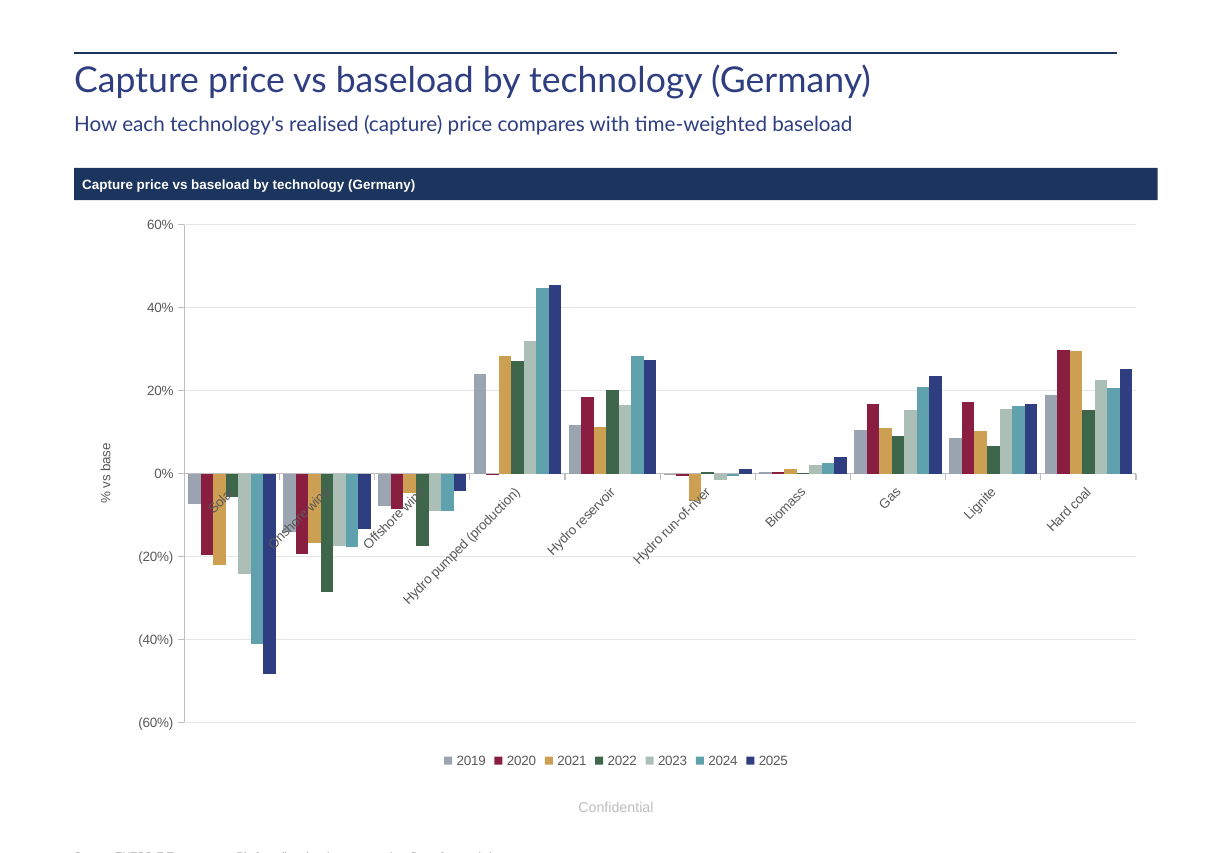
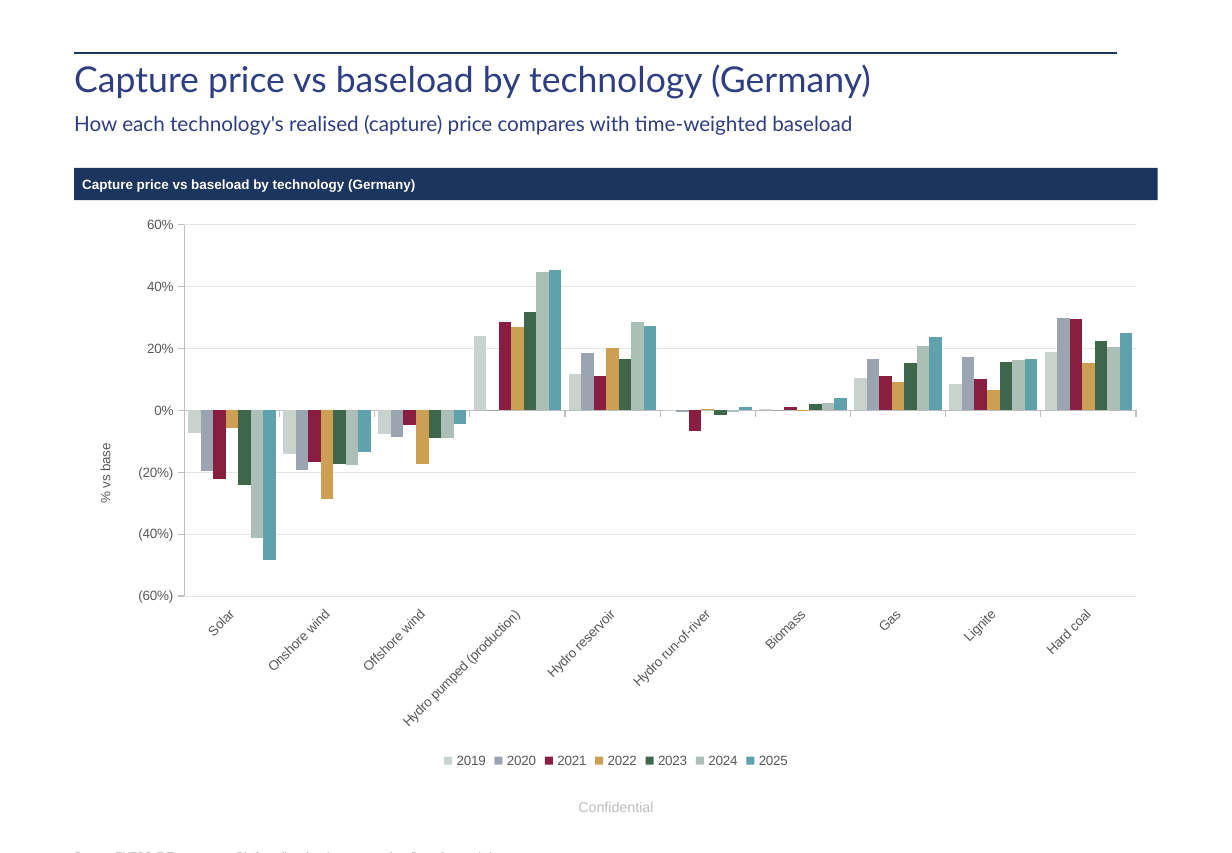
Before and after one commit to Power-Utilities-team/power-price-data, a slide deck: slide 6 of deliverables/HourlyPowerData.pptx. Drawn at 1232x853 pixels with LibreOffice and Linux fonts; fonts in the diff are those of the drawing; background and template pictures are left out. Boxes give left, top, right and bottom in pixels: in the first picture for what was removed or moved away, otherwise in the second. Text is boxed around its words. In the diff, an @@ line names an element or a change of style, - is before the commit and + after.

```diff
--- a/deliverables/HourlyPowerData.pptx
+++ b/deliverables/HourlyPowerData.pptx
@@ column chart at <box>74,207,1158,774</box> @@
@@ colour of 2019 #9AA5B1 to #C9D2CD @@
@@ colour of 2020 #8A1E41 to #9AA5B1 @@
@@ colour of 2021 #CC9F53 to #8A1E41 @@
@@ colour of 2022 #3D664A to #CC9F53 @@
@@ colour of 2023 #ACBFB7 to #3D664A @@
@@ colour of 2024 #5FA1AD to #ACBFB7 @@
@@ colour of 2025 #2E3E80 to #5FA1AD @@
@@ category axis changed @@
```
Also in this commit, not shown: 4 other slides changed, 22 other files.
